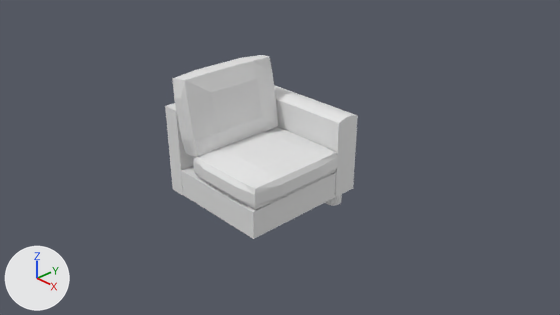
The Blender file models/simple_sofa_3.blend as it was, and as the next commit left it.
The view is the same before and after, from the file's camera 'Camera'. Lighting does not change. The marker at lower left points along +X, +Y and +Z. Materials are left out; every surface is plain grey.

The older version as bpy lines, for what is in view:
```python
ob_cube = bpy.data.objects.new('Cube', me_cube)
ob_cube.location = (0.0, 0.0, -0.13)
ob_cube.scale = (1.0, 1.0, 0.261)
ob_cube_002 = bpy.data.objects.new('Cube.002', me_cube_002)
ob_cube_002.location = (0.21, 0.0, 0.35)
ob_cube_002.scale = (0.842, 1.0, 0.181)
ob_cube_003 = bpy.data.objects.new('Cube.003', me_cube_003)
ob_cube_003.location = (-0.17, 1.26, 0.36)
ob_cube_003.rotation_euler = (1.571, 0.0, 0.0)  # degrees (90, 0, 0)
ob_cube_003.scale = (1.18, 0.75, 0.254)
ob_cube_004 = bpy.data.objects.new('Cube.004', me_cube_004)
ob_cube_004.location = (-1.18, 0.0, 0.45)
ob_cube_004.scale = (0.17, 1.0, 0.852)
ob_cube_005 = bpy.data.objects.new('Cube.005', me_cube_005)
ob_cube_005.location = (-0.81, 0.0, 1.22)
ob_cube_005.rotation_euler = (0.0, 1.396, 0.0)  # degrees (0, 80, 0)
ob_cube_005.scale = (0.707, 1.0, 0.181)
ob_cylinder_001 = bpy.data.objects.new('Cylinder.001', me_cylinder_001)
ob_cylinder_001.location = (0.73, 1.26, -0.54)
ob_cylinder_001.scale = (0.167, 0.167, 0.151)
# me_cube_004
# before: 0 (-1.0, -1.0, -1.0) at pixel (172, 189), 1 (-1.0, -1.0, 1.0) at pixel (165, 105), 4 (1.0, -1.0, -1.0) at pixel (183, 195), 5 (1.0, -1.0, 1.0) at pixel (176, 111)
```
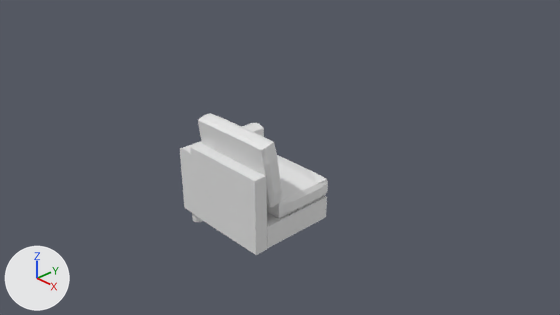
Edits to the bpy script that builds the scene:
```text
Change me_cube_004:
    used by ob_cube_004; location = (-1.18, 0.0, 0.45); scale = (0.17, 1.0, 0.852)
    verts and faces of me_cube_004; kept vertices keep their numbers, new ones are numbered from 8
    remove me_cube_004.from_pydata(...)  # 8 vertices, 6 faces; spans x -1.0..1.0, y -1.0..1.0, z -1.0..1.0
    add me_cube_004.from_pydata(...)  # 377 vertices, 306 faces; spans x -1.0..13.34, y -1.58..1.51, z -1.33..1.79
    me_cube_004 part 1: a new loose piece, a 32-sided cylinder along z spanning x -0.42..1.54, y 1.09..1.42, z -1.33..-0.98
    me_cube_004 part 2: a new loose piece, a box spanning x 1.06..12.8, y -1.52..1.0, z -0.98..-0.37
    me_cube_004 part 3: a new loose piece of 98 vertices spanning x 0.37..4.22, y -1.58..1.05, z 0.04..1.79
    me_cube_004 part 4: a new loose piece of 98 vertices spanning x 2.97..13.34, y -1.58..1.05, z -0.34..0.23
    me_cube_004 part 5: a new loose piece of 37 vertices spanning x -0.97..12.88, y 1.0..1.51, z -0.98..0.84
    me_cube_004 part 6
    add for i in [0, 1, 4, 5]: verts[i] += (0.0, -0.52, 0.0)
Remove ob_cylinder_001:
    ob_cylinder_001 = bpy.data.objects.new('Cylinder.001', me_cylinder_001)
    ob_cylinder_001.location = (0.73, 1.26, -0.54)
    ob_cylinder_001.scale = (0.167, 0.167, 0.151)
Remove ob_cube_005:
    ob_cube_005 = bpy.data.objects.new('Cube.005', me_cube_005)
    ob_cube_005.location = (-0.81, 0.0, 1.22)
    ob_cube_005.rotation_euler = (0.0, 1.396, 0.0)  # degrees (0, 80, 0)
    ob_cube_005.scale = (0.707, 1.0, 0.181)
Change ob_cube_004:
    ob_cube_004.location: (-1.18, 0.0, 0.45) -> (0.0, -0.86, 0.0)
    ob_cube_004.rotation_euler: (0.0, 0.0, 0.0) -> (0.0, 0.0, 1.571)  # degrees (0, 0, 0) -> degrees (0, 0, 90)
    ob_cube_004.scale: (0.17, 1.0, 0.852) -> (0.125, 0.682, 0.708)
Remove ob_cube_003:
    ob_cube_003 = bpy.data.objects.new('Cube.003', me_cube_003)
    ob_cube_003.location = (-0.17, 1.26, 0.36)
    ob_cube_003.rotation_euler = (1.571, 0.0, 0.0)  # degrees (90, 0, 0)
    ob_cube_003.scale = (1.18, 0.75, 0.254)
Remove ob_cube_002:
    ob_cube_002 = bpy.data.objects.new('Cube.002', me_cube_002)
    ob_cube_002.location = (0.21, 0.0, 0.35)
    ob_cube_002.scale = (0.842, 1.0, 0.181)
Remove ob_cube:
    ob_cube = bpy.data.objects.new('Cube', me_cube)
    ob_cube.location = (0.0, 0.0, -0.13)
    ob_cube.scale = (1.0, 1.0, 0.261)
```

What differs and where, as boxes [x1, y1, x2, y2] in the pictures (560 x 315 px; the box of a moved part takes in the faces that stretch with it):
'Cube.004', reshaped, moved, turned, rescaled
    before: [165, 103, 194, 195]
    after: [180, 113, 328, 255]
'Cube.005', deleted
    before: [172, 55, 278, 157]
'Cube.002', deleted
    before: [193, 127, 337, 210]
'Cube', deleted
    before: [181, 166, 336, 239]
'Cube.003', deleted
    before: [274, 85, 358, 197]
'Cylinder.001', deleted
    before: [325, 194, 342, 206]
part 1 of me_cube_004, added
    after: [192, 213, 203, 222]
part 2 of me_cube_004, added
    after: [267, 196, 327, 248]
part 3 of me_cube_004, added
    after: [198, 113, 282, 207]
part 4 of me_cube_004, added
    after: [267, 155, 328, 218]
part 5 of me_cube_004, added
    after: [180, 123, 264, 214]
part 6 of me_cube_004, moved or reshaped
    before: [165, 103, 194, 195]
    after: [190, 143, 267, 255]
